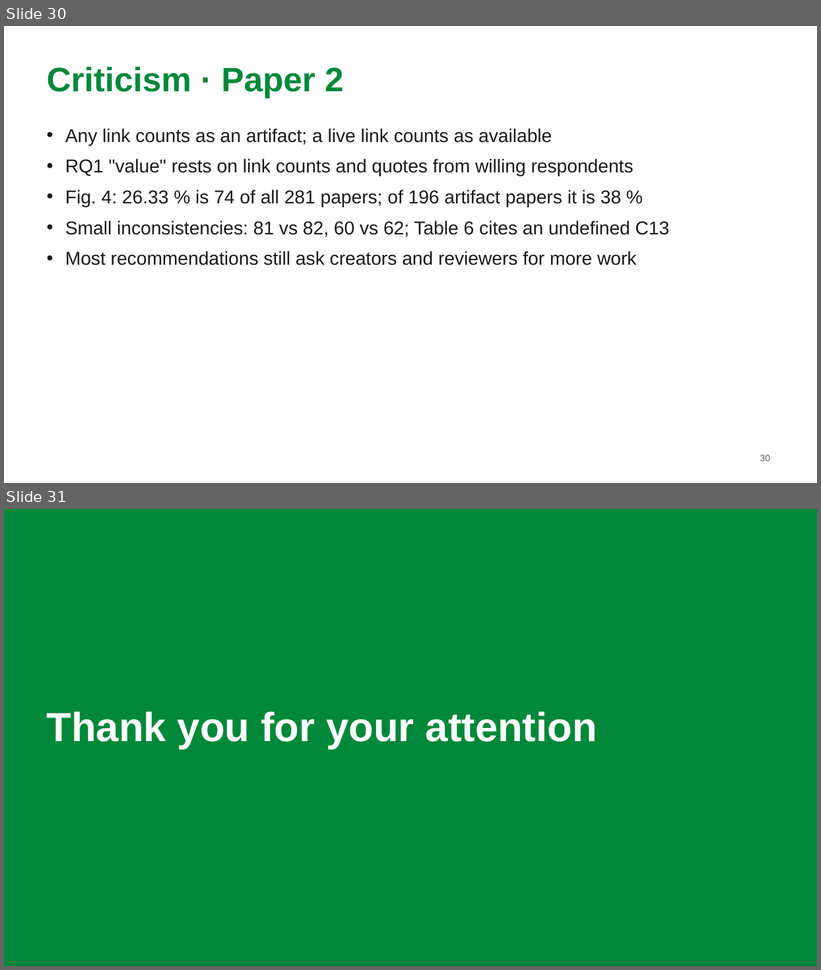
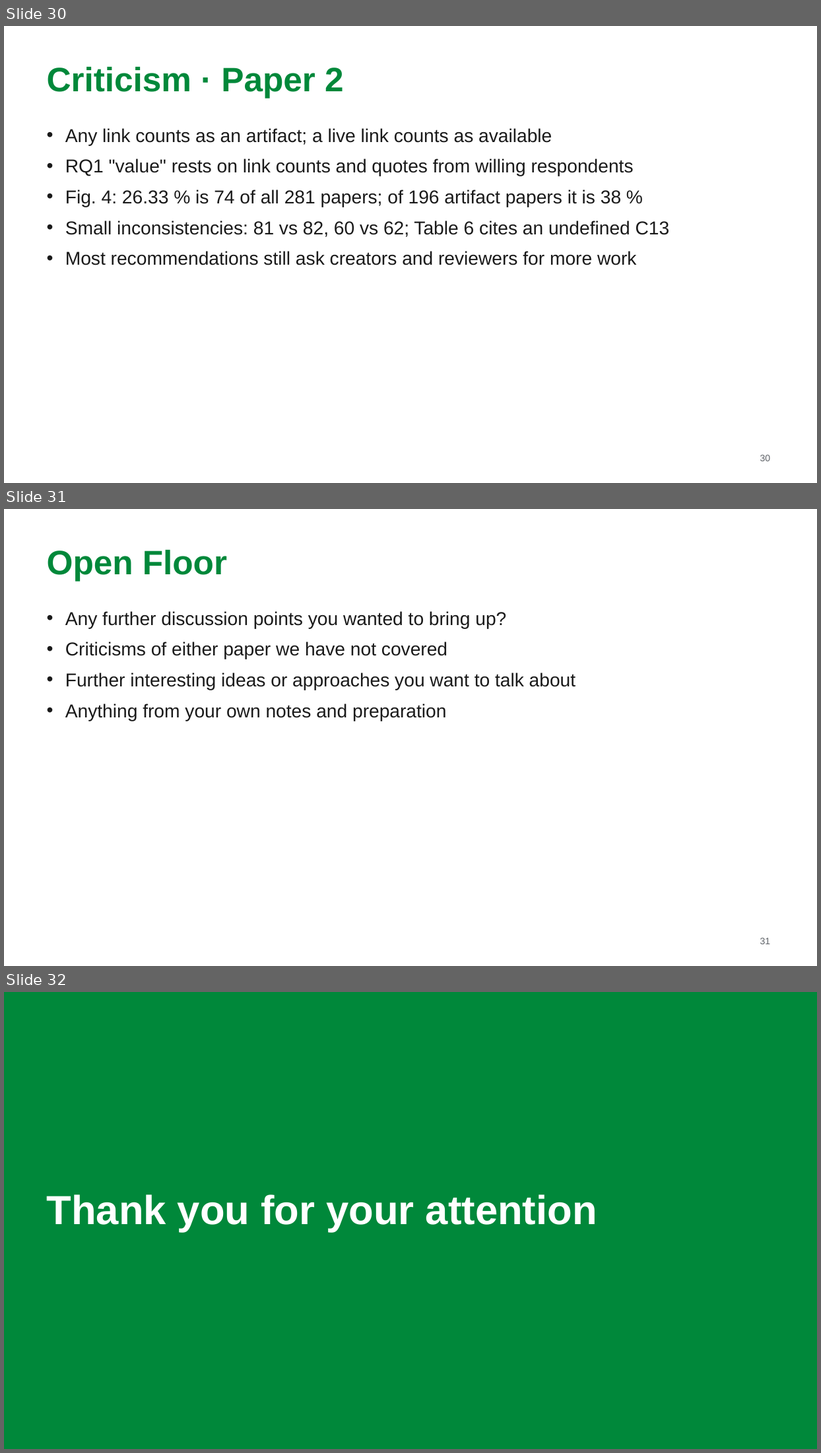
Before and after one commit to MarkAndreDuesing/Reprod_Docs_And_Notes, a slide deck: Vorl_2/slides/lecture2-style-B.pptx. Shown one above the other, each under a label of ours: slides 30 and 31 before the commit, slides 30, 31 and 32 after it. The pictures are 821x970 and 821x1453 pixels, drawn with LibreOffice and Linux fonts; fonts in the diff are those of the drawing. Boxes give left, top, right and bottom in pixels: in the first picture for what was removed or moved away, otherwise in the second. Text is boxed around its words. In the diff, an @@ line names an element or a change of style, - is before the commit and + after.

```diff
--- a/Vorl_2/slides/lecture2-style-B.pptx
+++ b/Vorl_2/slides/lecture2-style-B.pptx
@@ slide 31 added at box(4, 509, 817, 966), background #FFFFFF @@
@@ text added at box(47, 549, 227, 581), 40 pt, text #00883A, bold @@
+Open Floor
@@ text added at box(65, 611, 576, 722), 22 pt, text #1A1A1A @@
+• Any further discussion points you wanted to bring up?
+• Criticisms of either paper we have not covered
+• Further interesting ideas or approaches you want to talk about
+• Anything from your own notes and preparation
@@ page number added at box(760, 938, 771, 945), 11 pt, text #5F6368 @@
+31
@@ what was slide 31 is now slide 32 @@
```
Also in this commit, not shown: 1 other file.
